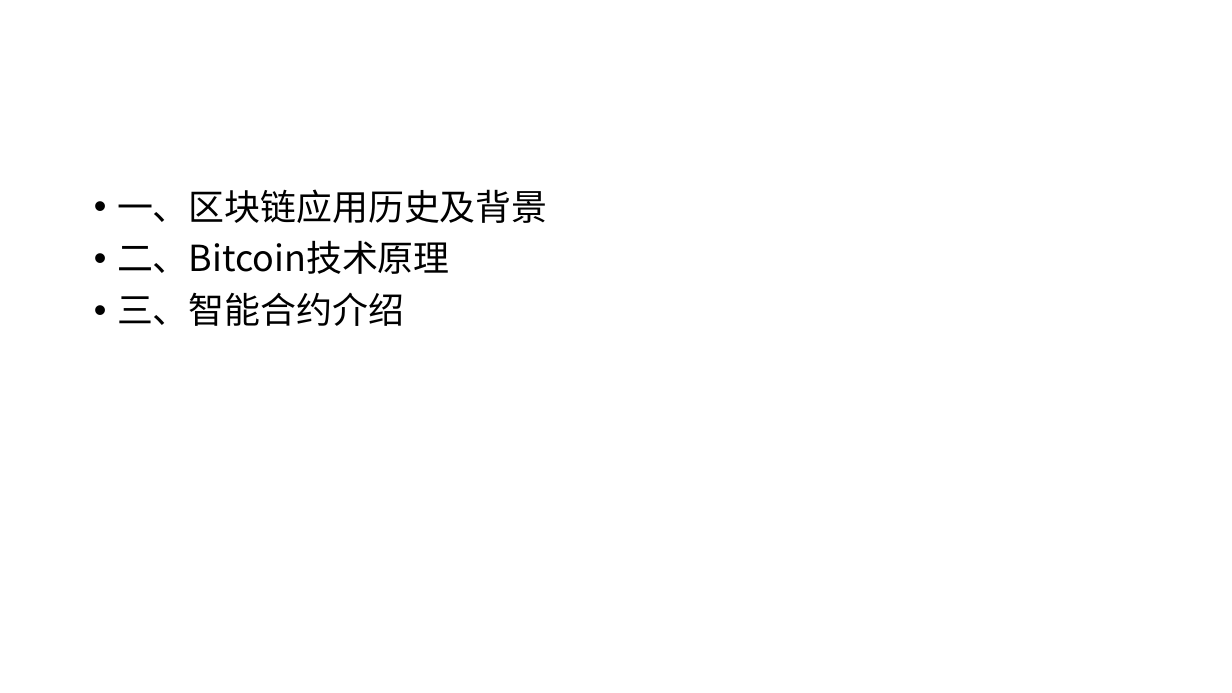
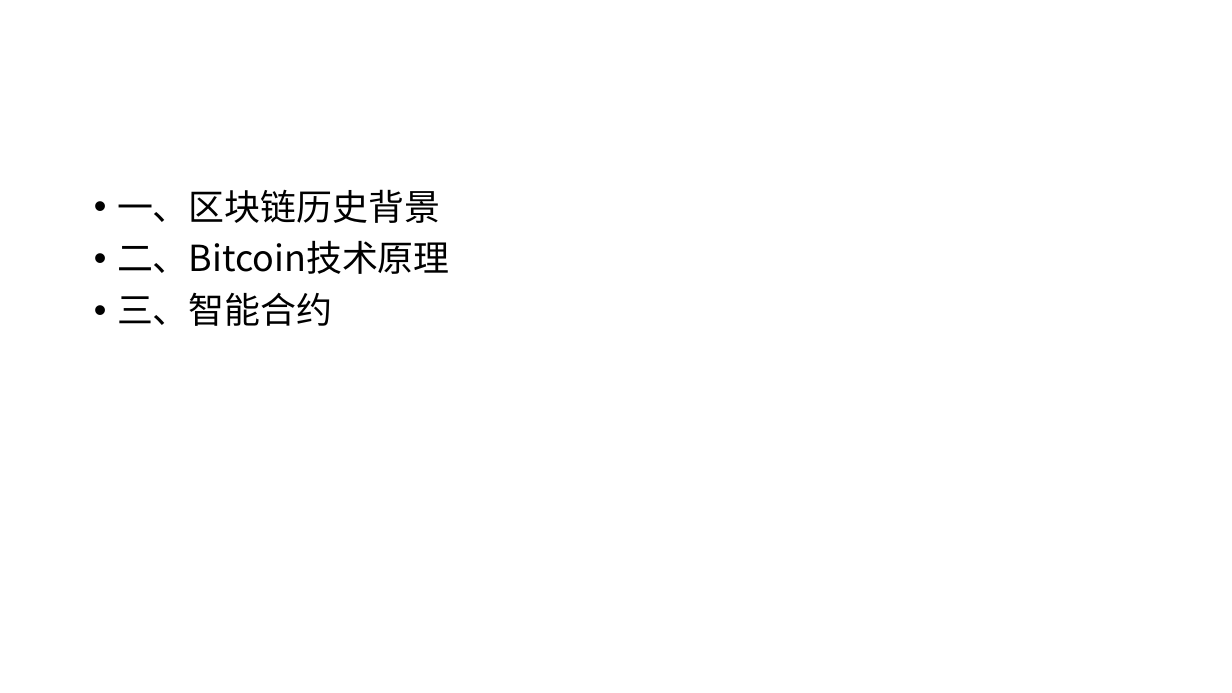
Before and after one commit to tdmm/blockchainppt, a slide deck: slide 2 of blockchain_intrduce.pptx. Drawn at 1232x693 pixels with LibreOffice and Linux fonts; fonts in the diff are those of the drawing. Boxes give left, top, right and bottom in pixels: in the first picture for what was removed or moved away, otherwise in the second. Text is boxed around its words. In the diff, an @@ line names an element or a change of style, - is before the commit and + after.

```diff
--- a/blockchain_intrduce.pptx
+++ b/blockchain_intrduce.pptx
@@ text at [117,189,440,223]: text changed @@
-• 一、区块链应用历史及背景
+• 一、区块链历史背景
@@ text at [117,293,332,326]: text changed @@
-• 三、智能合约介绍
+• 三、智能合约
```
Also in this commit, not shown: 6 other slides changed, 11 slides added, 11 slides removed.
